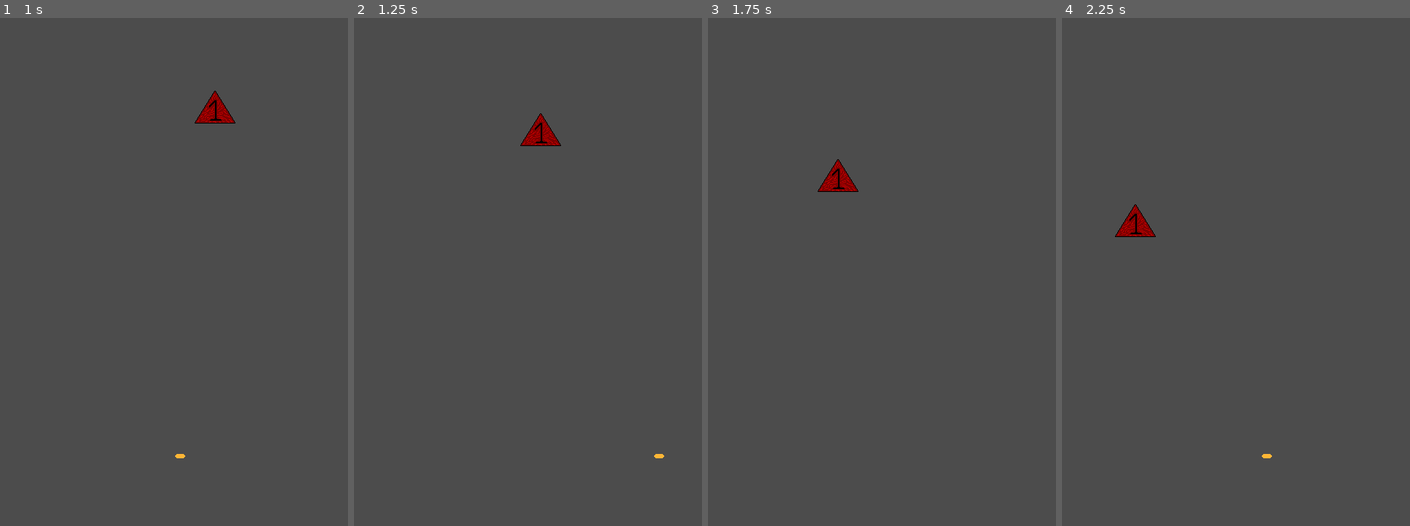
Above: before the commit, frames 1-4 (left to right).
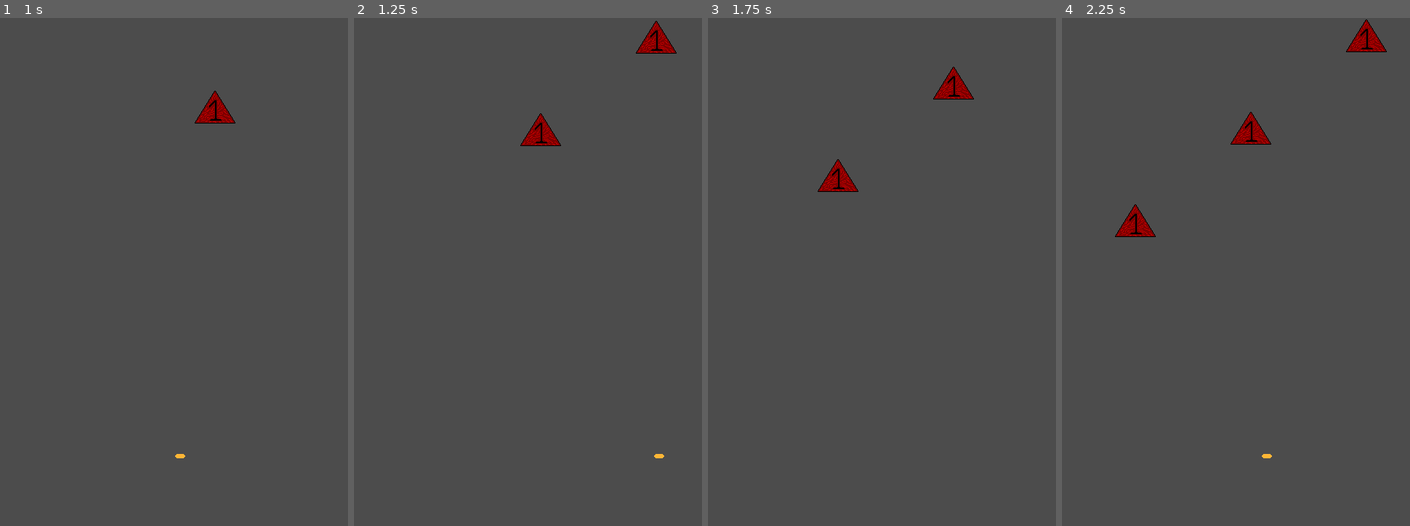
Above: after the commit, the same moments.

Repository: VilaIsabelaStudios/Rogue
Game: Godot game, scene res://src/Scenes/World/Highway.tscn
The game is run twice, just before and just after one commit, with the same random seed, the same clock (stepped at 60 frames per second) and the same inputs.
Inputs:
- Up to frame 1 (1 s): hold Right (FireRight) from 0.53 s (still down)
- Up to frame 2 (1.25 s): keep holding Right (FireRight)
- Up to frame 3 (1.75 s): release Right (FireRight) at 1.28 s; hold Left (FireLeft) from 1.28 s (still down)
- Up to frame 4 (2.25 s): release Left (FireLeft) at 2.03 s; hold Right (FireRight) from 2.03 s (still down)

Frame 1 is identical in both runs. In frame 2, 0.4% of the frame differs, in the area x 81-93%, y 0-8%; in frame 3, 0.4%; in frame 4, 0.8%, in the area x 48-94%, y 0-25%.

Commit message:
Horde system

Diff:
--- a/src/Scenes/World/Highway.gd
+++ b/src/Scenes/World/Highway.gd
@@ -1,13 +1,18 @@
 extends Node2D
 
-var time = 6
+var phases=[3,5,7]
+var time = 1
 var enemy = preload("res://src/Scenes/Enemies/EnemyLv1.tscn")
+var now = 0
+var totalSpawneds = 0
 
 func _physics_process(delta):
-	if time < 6:
+	if time < 1:
 		time+=delta
 	else:
 		time = 0
-		var spawned = enemy.instance()
-		spawned.position=Vector2(450,0)
-		get_parent().call_deferred("add_child",spawned)
+		if totalSpawneds<phases[now]:
+			var spawned = enemy.instance()
+			spawned.position=Vector2(450,0)
+			get_parent().call_deferred("add_child",spawned)
+			totalSpawneds+=1
